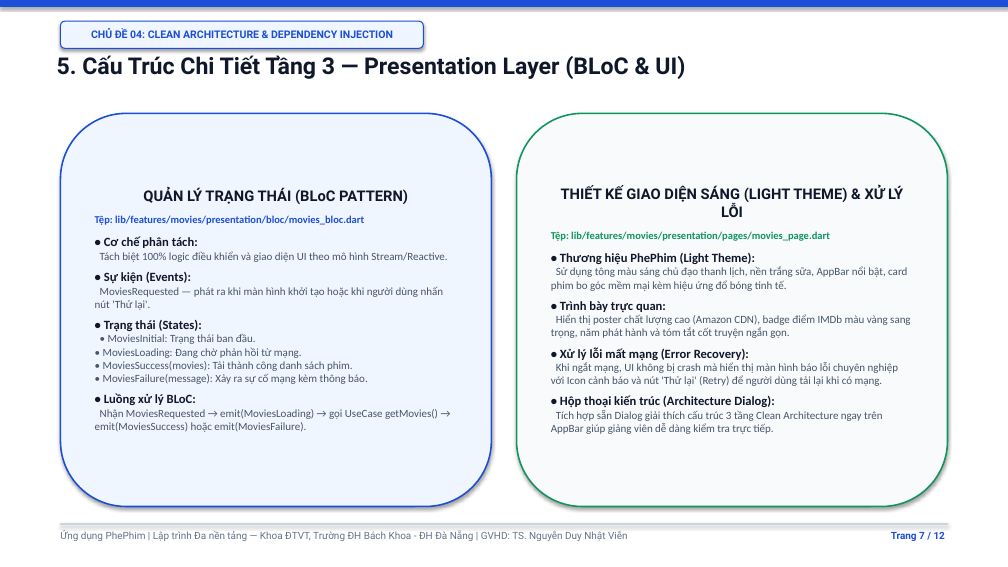
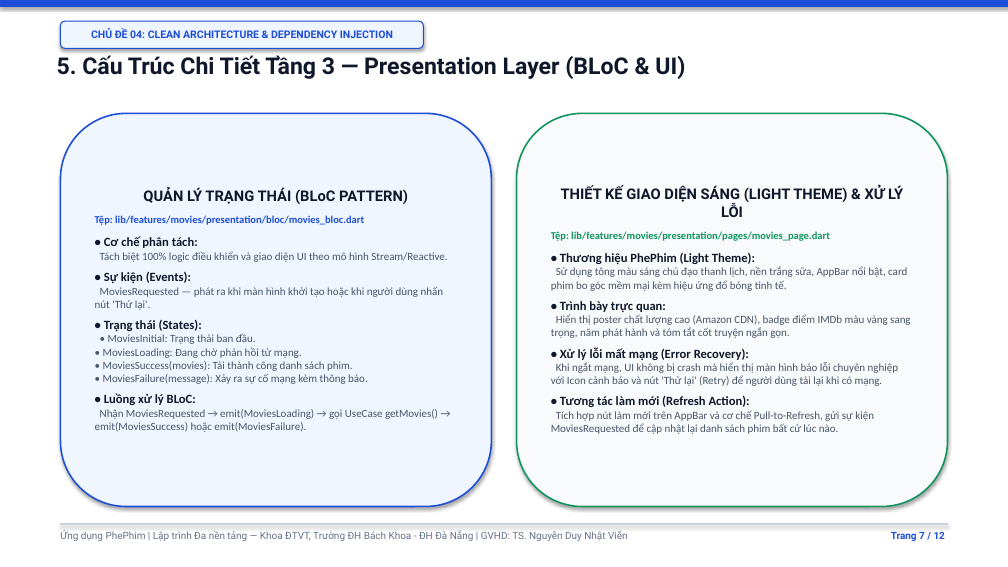
Before and after one commit to imagiro2005/movie_app, a slide deck: slide 7 of BaoCao_Chude04_CleanArchitecture_DI.pptx. Drawn at 1008x567 pixels with LibreOffice and Linux fonts; fonts in the diff are those of the drawing. Boxes give left, top, right and bottom in pixels: in the first picture for what was removed or moved away, otherwise in the second. Text is boxed around its words. In the diff, an @@ line names an element or a change of style, - is before the commit and + after.

Commit message:
feat(ui): remove architecture info dialog and sync presentation slides

```diff
--- a/BaoCao_Chude04_CleanArchitecture_DI.pptx
+++ b/BaoCao_Chude04_CleanArchitecture_DI.pptx
@@ text in rounded rectangle at (x1=551, y1=396, x2=874, y2=434): text changed @@
-• Hộp thoại kiến trúc (Architecture Dialog):
-Tích hợp sẵn Dialog giải thích cấu trúc 3 tầng Clean Architecture ngay trên AppBar giúp giảng viên dễ dàng kiểm tra trực tiếp.
+• Tương tác làm mới (Refresh Action):
+Tích hợp nút làm mới trên AppBar và cơ chế Pull-to-Refresh, gửi sự kiện MoviesRequested để cập nhật lại danh sách phim bất cứ lúc nào.
```
Also in this commit, not shown: 1 other slide changed, 2 other files.
